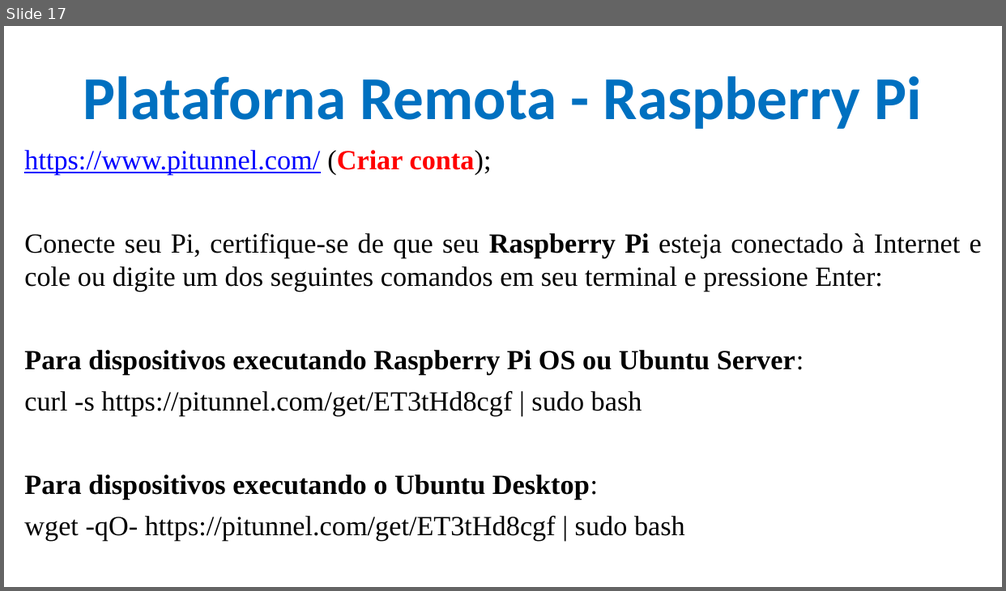
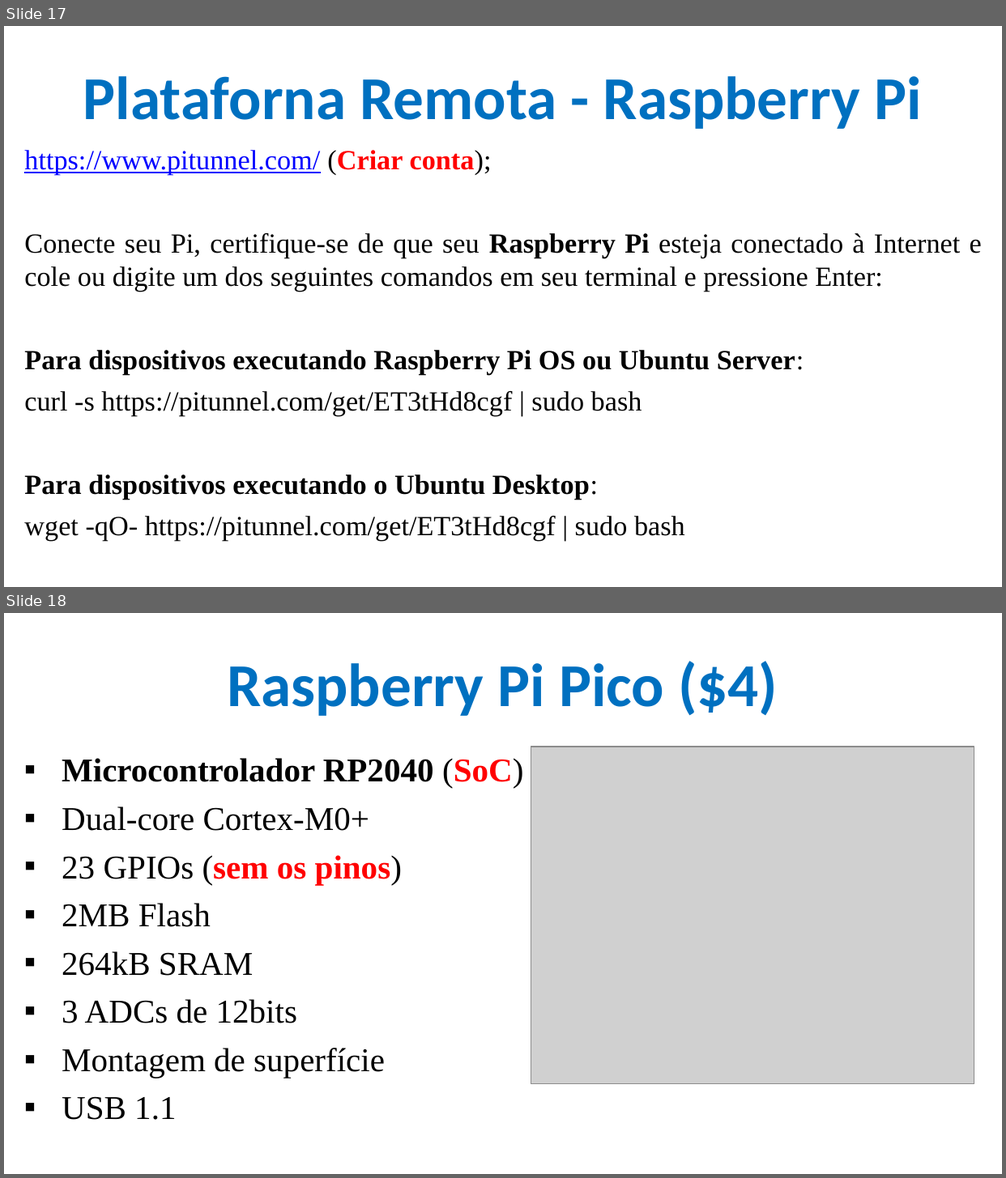
Before and after one commit to CloudEducationBrazil/WydenArea1AplicacaoCloudIndustria40Python, a slide deck: 01 Classes/Aula 06 - Aplicação Cloud Indústria 40 Python IoT Plataforma Raspberry PI.pptx. Shown one above the other, each under a label of ours: slide 17 before the commit, slides 17 and 18 after it. The pictures are 1006x591 and 1006x1178 pixels, drawn with LibreOffice and Linux fonts; fonts in the diff are those of the drawing; grey boxes stand for pictures; background and template pictures are left out. Boxes give left, top, right and bottom in pixels: in the first picture for what was removed or moved away, otherwise in the second. Text is boxed around its words. In the diff, an @@ line names an element or a change of style, - is before the commit and + after.

```diff
--- a/01 Classes/Aula 06 - Aplicação Cloud Indústria 40 Python IoT Plataforma Raspberry PI.pptx
+++ b/01 Classes/Aula 06 - Aplicação Cloud Indústria 40 Python IoT Plataforma Raspberry PI.pptx
@@ slide 18 added at bbox=[4, 613, 1002, 1174], background picture (left out) @@
@@ title added at bbox=[227, 661, 778, 716], 44 pt, text #0070C0, bold @@
+Raspberry Pi Pico ($4)
@@ text added at bbox=[62, 758, 523, 1120], 24 pt, text #000000 @@
+▪ Microcontrolador RP2040 (SoC)
+▪ Dual-core Cortex-M0+
+▪ 23 GPIOs (sem os pinos)
+▪ 2MB Flash
+▪ 264kB SRAM
+▪ 3 ADCs de 12bits
+▪ Montagem de superfície
+▪ USB 1.1
@@ picture added at bbox=[530, 747, 974, 1084] @@
```
Also in this commit, not shown: 4 slides changed, 4 other slides added.
